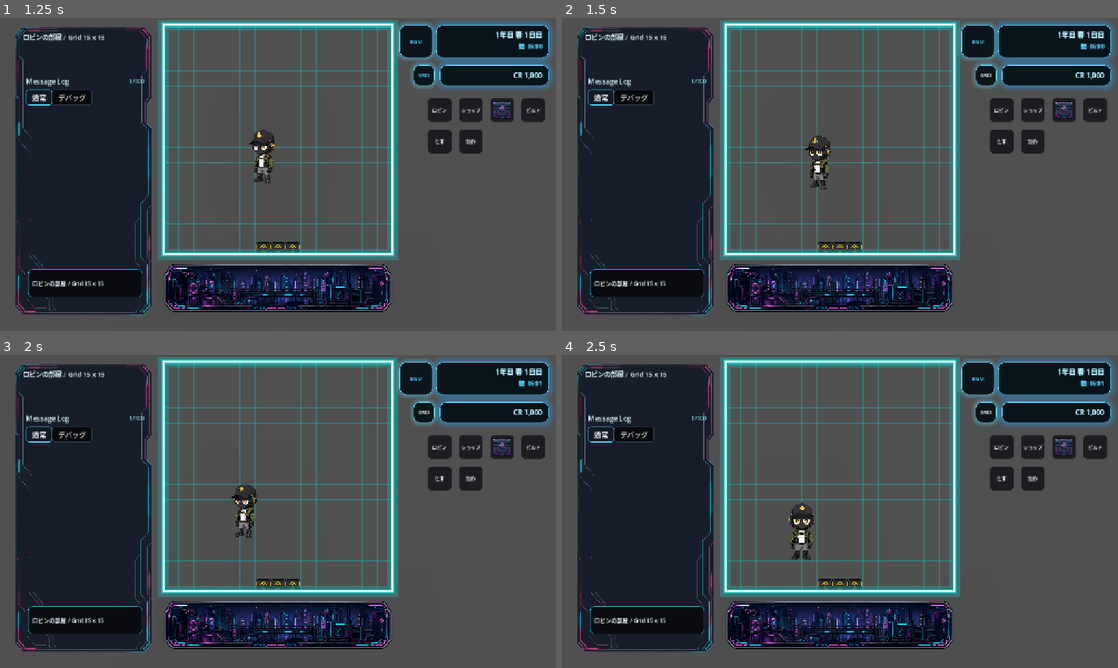
Above: before the commit, frames 1-4 (two rows, left to right).
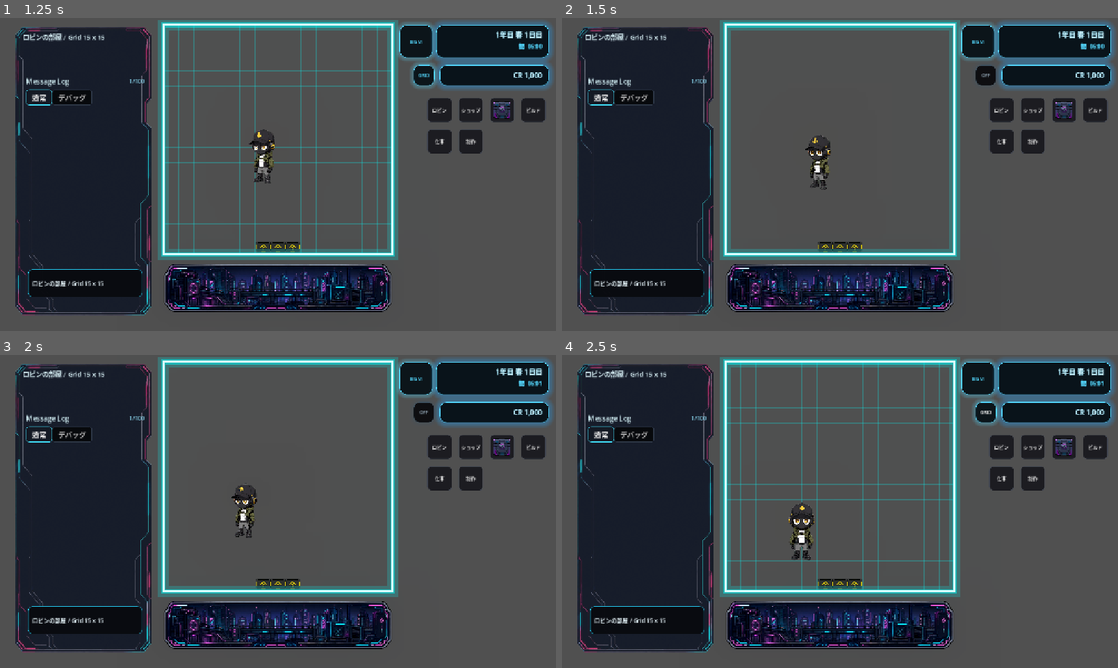
Above: after the commit, the same moments.

Repository: grimoire1089-coder/optimistic
Game: Godot game, scene res://Scenes/Boot/TitleScene.tscn
Two runs of this game, one before a commit and one after it. Both use one fixed random seed, a clock stepped at 60 frames per second and the inputs below. Sound files missing from this copy of the repository are replaced by a short silence.
Inputs:
- Up to frame 1 (1.25 s): click "はじめる" at 0.5 s
- Up to frame 2 (1.5 s): click "GRID" at 1.25 s
- Up to frame 3 (2 s): no input
- Up to frame 4 (2.5 s): click "GRID" (after the commit: "OFF") at 2 s

Frame 1 is identical in both runs. In frame 2, 2.4% of the frame differs, in the area x 29-79%, y 3-75%; in frame 3, 2.4%; in frame 4, nothing differs.

Commit message:
Fix map grid toggle state update

Diff:
--- a/Scripts/Scenes/Main/MainScene.gd
+++ b/Scripts/Scenes/Main/MainScene.gd
@@ -219,8 +219,10 @@
 
 
 func _on_map_grid_toggle_button_pressed() -> void:
+	if canvas_layer == null:
+		return
 	var room_map := get_node_or_null("RobinRoomMap") as RoomMapGridModule
-	var button := _ensure_map_grid_toggle_button()
+	var button := canvas_layer.get_node_or_null(MAP_GRID_TOGGLE_BUTTON_NAME) as Button
 	if room_map == null or button == null:
 		return
 	room_map.show_grid = button.button_pressed
